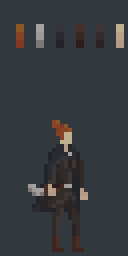
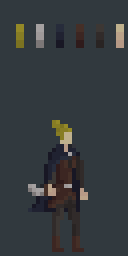
Comparing the layer stacks of the two 128x256 images. Changes:
painted on "Head" over [52, 120, 72, 140]
painted on "Right Arm" over [44, 144, 72, 184]
painted on "Body" over [44, 144, 80, 188]
painted on "Legs" over [28, 184, 80, 212]
painted on "Left Arm" over [76, 152, 80, 156]
painted on "Palette" over [16, 24, 64, 48]
